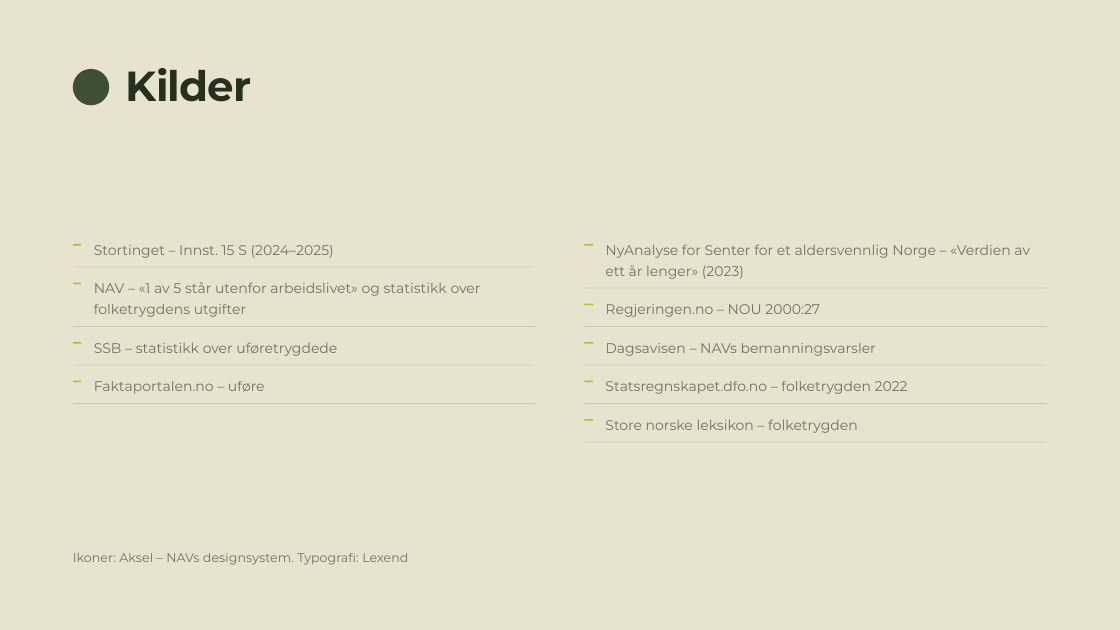
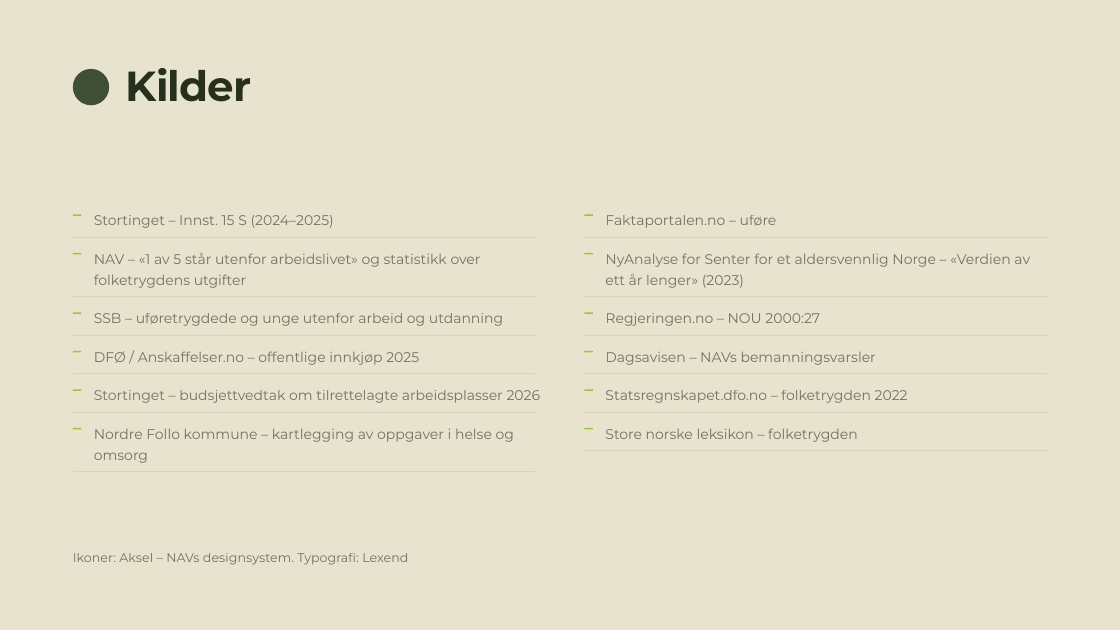
Before and after one commit to MarcusEvensen-Org/iarbeid-riketstilstand, a slide deck: slide 28 of Rikets tilstand 2026.pptx (slide 24 before the commit). Drawn at 1120x630 pixels with LibreOffice and Linux fonts; fonts in the diff are those of the drawing; background and template pictures are left out. Boxes give left, top, right and bottom in pixels: in the first picture for what was removed or moved away, otherwise in the second. Text is boxed around its words. In the diff, an @@ line names an element or a change of style, - is before the commit and + after.

```diff
--- a/Rikets tilstand 2026.pptx
+++ b/Rikets tilstand 2026.pptx
@@ text "Faktaportalen.no – uføre": place and size @@
-text "Faktaportalen.no – uføre" at <box>94,381,265,394</box>
+text "Faktaportalen.no – uføre" at <box>605,215,777,228</box>
@@ 3 texts, 1 rectangle: place and size @@
-3 texts, 1 rectangle at <box>73,245,536,317</box>
+3 texts, 1 rectangle at <box>73,215,536,288</box>
@@ rectangle added at <box>73,214,82,216</box>, fill #97CA31 @@
@@ rectangle added at <box>585,237,1048,238</box>, fill #3F4E36 at 16% opacity @@
@@ rectangle added at <box>585,214,593,216</box>, fill #97CA31 @@
@@ rectangle added at <box>73,297,536,297</box>, fill #3F4E36 at 16% opacity @@
@@ rectangle: place and size @@
-rectangle at <box>73,283,82,285</box>
+rectangle at <box>73,313,82,314</box>
@@ text added at <box>94,313,503,326</box>, 12 pt, text #26301C at 62% opacity @@
+SSB – uføretrygdede og unge utenfor arbeid og utdanning
@@ text removed at <box>94,342,337,356</box> @@
-SSB – statistikk over uføretrygdede
@@ text added at <box>94,351,419,365</box>, 12 pt, text #26301C at 62% opacity @@
+DFØ / Anskaffelser.no – offentlige innkjøp 2025
@@ 16 rectangles, 6 texts: place and size @@
-16 rectangles, 6 texts at <box>73,244,1048,443</box>
+16 rectangles, 6 texts at <box>73,253,1048,451</box>
@@ text added at <box>94,390,541,403</box>, 12 pt, text #26301C at 62% opacity @@
+Stortinget – budsjettvedtak om tilrettelagte arbeidsplasser 2026
@@ rectangle added at <box>73,428,82,429</box>, fill #97CA31 @@
@@ text added at <box>94,429,514,442</box>, 12 pt, text #26301C at 62% opacity @@
+Nordre Follo kommune – kartlegging av oppgaver i helse og
@@ rectangle added at <box>73,471,536,472</box>, fill #3F4E36 at 16% opacity @@
@@ text added at <box>94,452,148,463</box>, 12 pt, text #26301C at 62% opacity @@
+omsorg
```
Also in this commit, not shown: 19 other slides changed, 6 slides added, 2 slides removed, 2 other files.
